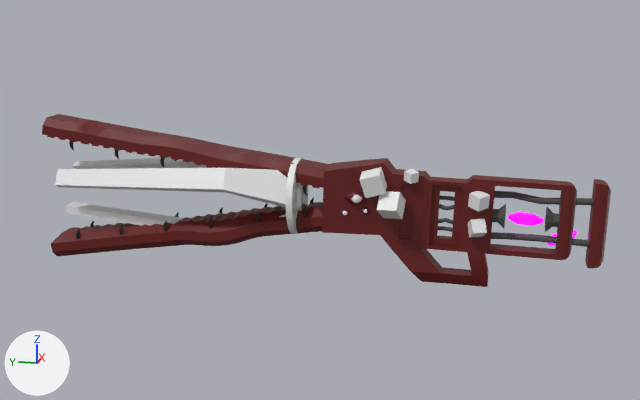
The glTF model art/models/railgun/railgun.glb as it was, and as the next commit left it.
One viewpoint serves both versions: a 50 mm lens placed at (-22.3, -4.15, 5.49), pointed at (0.27, 0.36, -0.15). Arrows for +X, +Y and +Z are at lower left; the lights stay in place. The picture after the commit comes second. Both versions are drawn at frame 5 of the action 'attack'; the numbers are the values there.

Script lines for the objects in view, before the commit:
```python
me_cube_006 = bpy.data.meshes.new('Cube.006')
me_cube_006.from_pydata(...)  # 36 vertices, 60 faces; spans x -3.07..3.07, y -2.19..3.13, z -8.42..-1.26
me_cube_007 = bpy.data.meshes.new('Cube.007')
me_cube_007.from_pydata(...)  # 20 vertices, 36 faces; spans x -1.0..1.0, y -1.0..1.0, z -1.62..1.62
me_cube_007.materials.append(mat_gem)  # purple #a300e7, glowing pink #ff00ff
me_plane = bpy.data.meshes.new('Plane')
me_plane.from_pydata(...)  # 246 vertices, 510 faces; spans x -0.54..0.54, y -2.04..1.09, z 0.0..6.3
me_plane.materials.append(mat_body)  # dark red #661411
ob_blades_noimp = bpy.data.objects.new('Blades-noimp', me_cube_006)
ob_blades_noimp.parent = ob_bearing_noimp
ob_blades_noimp.location = (0.0, 0.0, 0.282)
ob_blades_noimp.rotation_euler = (0.0, 0.0, 3.142)  # degrees (0, 0, 180)
ob_blades_noimp.scale = (0.406, 0.406, 0.919)
ob_body = bpy.data.objects.new('Body', me_plane)
ob_body.location = (0.0, 0.12, 0.0)
ob_body.rotation_euler = (1.599, 0.0, 0.0)  # degrees (92, 0, 0)
ob_gem = bpy.data.objects.new('Gem', me_cube_007)
ob_gem.parent = ob_body
ob_gem.location = (-0.0103, -0.171, 5.115)
ob_gem.rotation_euler = (0.0404, 0.000108, -0.0291)  # degrees (2.3, 0, -1.7)
ob_gem.scale = (0.13, 0.13, 0.263)
# also in view: 'Butt' at (0.0, -6.77, -0.36); 'Barrel Upper' at (0.0, 3.92, 1.14); 'Cut-noimp.003' at (-0.64, -1.19, 0.6); 'Bearing-noimp' at (0.0, 0.86, 0.0); 'Butt Brackets' at (0.02, -5.32, -0.3)
```
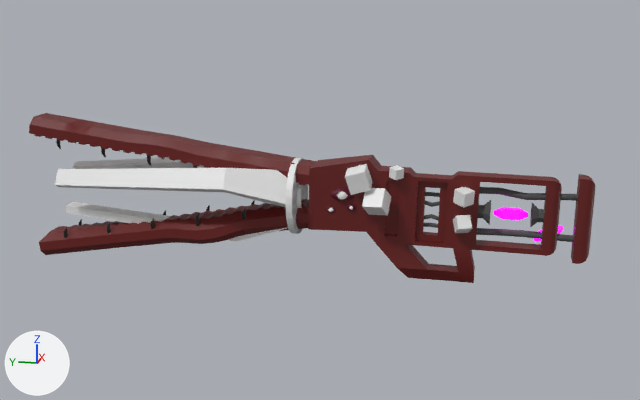
Pixel boxes [x1, y1, x2, y2] of what changed, in the pictures (640 x 400 px):
'Body', moved, turned: before [322, 158, 577, 287]; after [308, 155, 562, 283]
'Barrel Lower', moved, turned: before [51, 202, 327, 256]; after [39, 199, 313, 255]
'Barrel Upper', moved, turned: before [42, 114, 331, 189]; after [29, 113, 317, 186]
'Butt', moved, turned: before [585, 179, 611, 269]; after [571, 174, 595, 264]
'Butt Brackets', moved, turned: before [491, 191, 593, 247]; after [477, 187, 578, 242]
'Cut-noimp.003', moved, turned: before [360, 167, 387, 198]; after [345, 164, 373, 195]
'Cut-noimp.002', moved, turned: before [377, 191, 406, 219]; after [362, 188, 391, 216]
'Cut-noimp.001', moved, turned: before [468, 191, 490, 212]; after [453, 187, 475, 208]
'Cut-noimp.004', moved, turned: before [468, 219, 487, 237]; after [453, 215, 472, 233]
'Gem', moved, turned: before [508, 212, 543, 226]; after [494, 207, 528, 220]
'Butt Brackets.001', moved, turned: before [437, 196, 455, 232]; after [423, 192, 440, 228]
'Magnet Gates Lower', moved, turned: before [76, 198, 314, 239]; after [64, 200, 255, 238]
'Gem Holder.001', moved, turned: before [545, 207, 560, 232]; after [530, 203, 545, 227]
'Gem Holder', moved, turned: before [492, 204, 506, 228]; after [478, 200, 491, 225]
'Cut-noimp', moved, turned: before [404, 169, 419, 184]; after [389, 165, 404, 180]
'Eyelid.001', moved, turned: before [345, 191, 368, 205]; after [331, 188, 354, 201]
'Magnet Gates Upper', moved, turned: before [69, 141, 313, 195]; after [56, 140, 197, 168]
'Replacement Gem', moved, turned: before [547, 230, 577, 246]; after [533, 225, 563, 242]
'Eyeball.001', moved, turned: before [351, 194, 362, 203]; after [337, 191, 348, 199]
'Eyelid', moved, turned: before [360, 207, 371, 214]; after [346, 204, 356, 211]
'Eyelid.002', moved, turned: before [340, 210, 350, 216]; after [325, 206, 336, 213]
'Eyeball.002', moved, turned: before [342, 211, 347, 215]; after [328, 208, 333, 212]

The change in detail:
Object 'Body' (ob_body) moves from (0.0, 0.12, 0.0) to (0.0, 0.49, 0.06).
Object 'Body' (ob_body) turns from (92, 0, 0) to (91, 0, 0) degrees about x, y and z.
Object 'Gem' (ob_gem) moves from (-0.0103, -0.171, 5.115) to (-0.0103, -0.148, 5.115).
Object 'Gem' (ob_gem) turns from (2.3, 0, -1.7) to (0, 0, -1.8) degrees about x, y and z.
